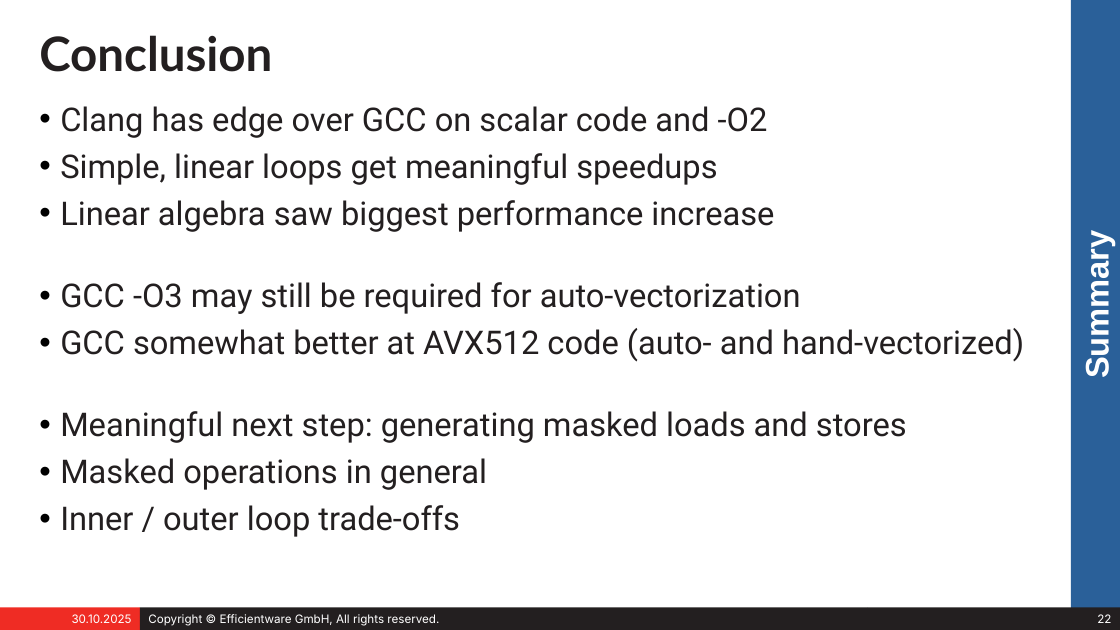
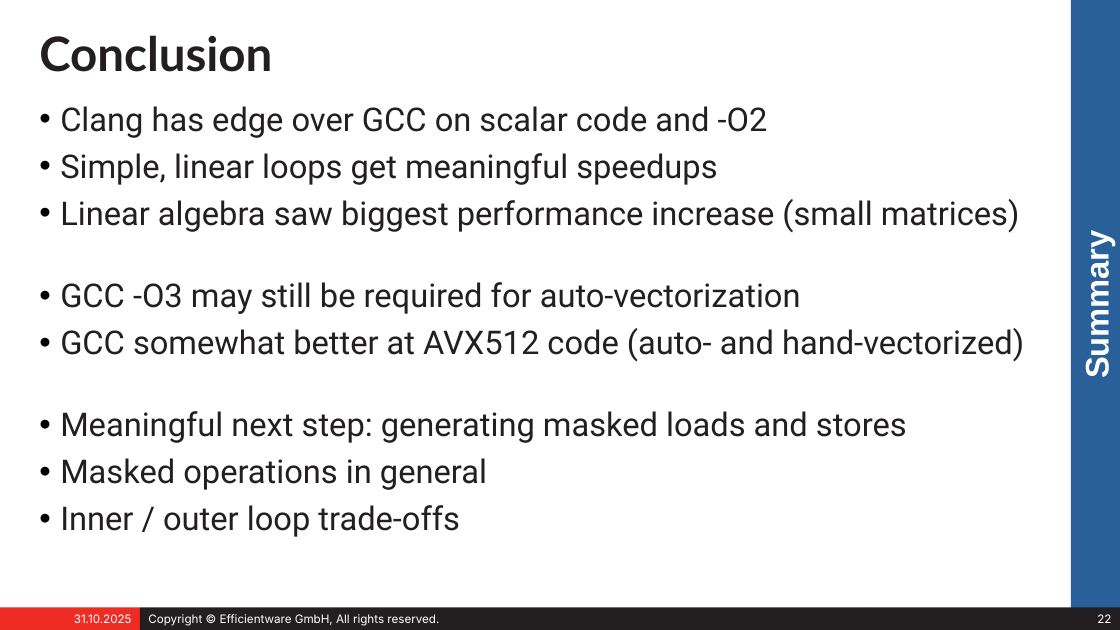
Before and after one commit to stefeff/auto-vectorization, a slide deck: slide 22 of presentation/speed_for_free.odp. Drawn at 1120x630 pixels with LibreOffice and Linux fonts; fonts in the diff are those of the drawing. Boxes give left, top, right and bottom in pixels: in the first picture for what was removed or moved away, otherwise in the second. Text is boxed around its words. In the diff, an @@ line names an element or a change of style, - is before the commit and + after.

```diff
--- a/presentation/speed_for_free.odp
+++ b/presentation/speed_for_free.odp
@@ text at [60, 199, 1020, 233]: text changed @@
-• Linear algebra saw biggest performance increase
+• Linear algebra saw biggest performance increase (small matrices)
@@ text in rectangle at [74, 614, 132, 623]: text changed @@
-30.10.2025
+31.10.2025
```
Also in this commit, not shown: 21 other slides changed, 1 other file.
